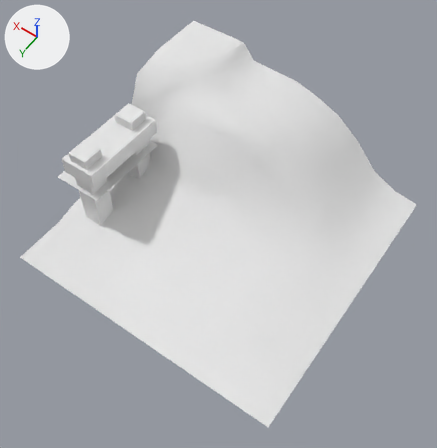
What one commit did to the OBJ model Project_ThirdPerson/mge_v18_student_version/assets/ThirdPerson/models/Harbour_Bottom_Right.obj.
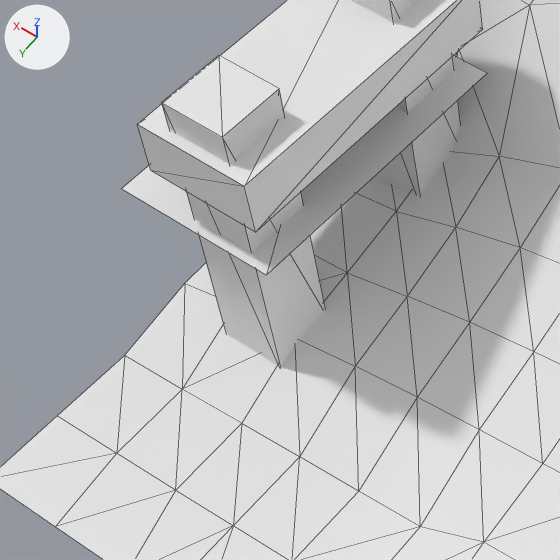
Each version appears first whole from a 50 mm camera at (-0.735, 1.069, 1.505) aimed at (-0.024, 0.074, -0.058), and next in a close-up on the part from 5% to 41% of the width and 28% to 62% of the height. The axes (+X, +Y, +Z) are drawn at upper left. The lights are the same throughout. The close-ups show mesh edges as thin lines. Where no turn or scale is listed for an object, it has been applied to the vertices.

In view in the first close-up: 'Harbour_Bottom_Right'.
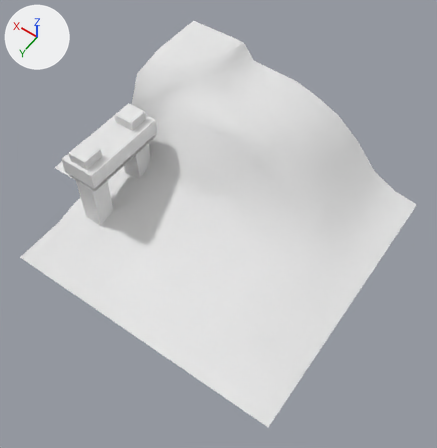
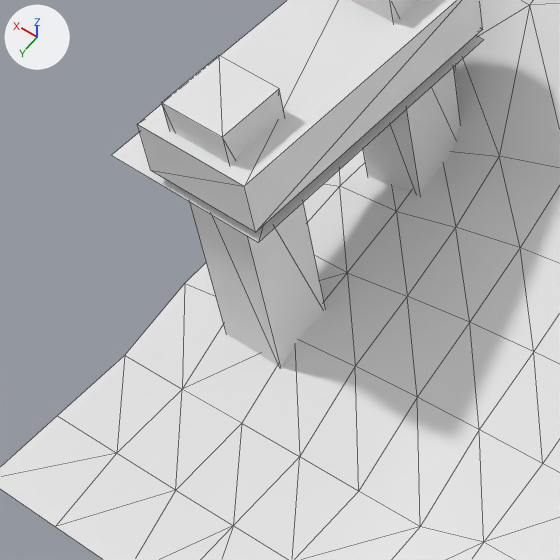
The change, as JSON lines over the scene's bpy script:
```json
{"block": "me_harbour_bottom_right", "where": "me_harbour_bottom_right.from_pydata(...)  # 204 vertices, 334 faces; spans x -0.5..0.5, y -0.5..0.5, z -0.187..0.188"}
{"block": "me_harbour_bottom_right", "where": "# used by ob_harbour_bottom_right; location = (0.0, 0.0, 0.0)"}
{"block": "me_harbour_bottom_right", "change": "me_harbour_bottom_right part 1: the loose piece of 4 vertices spanning x 0.32..0.5, y -0.047..0.266, z 0.008 is moved by (0.0, 0.0, 0.044)"}
```

What differs and where, as boxes [x1, y1, x2, y2] in the close-ups (560 x 560 px; the box of a moved part takes in the faces that stretch with it):
```json
{"part": 1, "of": "me_harbour_bottom_right", "change": "moved or reshaped", "before": [121, 55, 487, 275], "after": [111, 36, 483, 242]}
```
